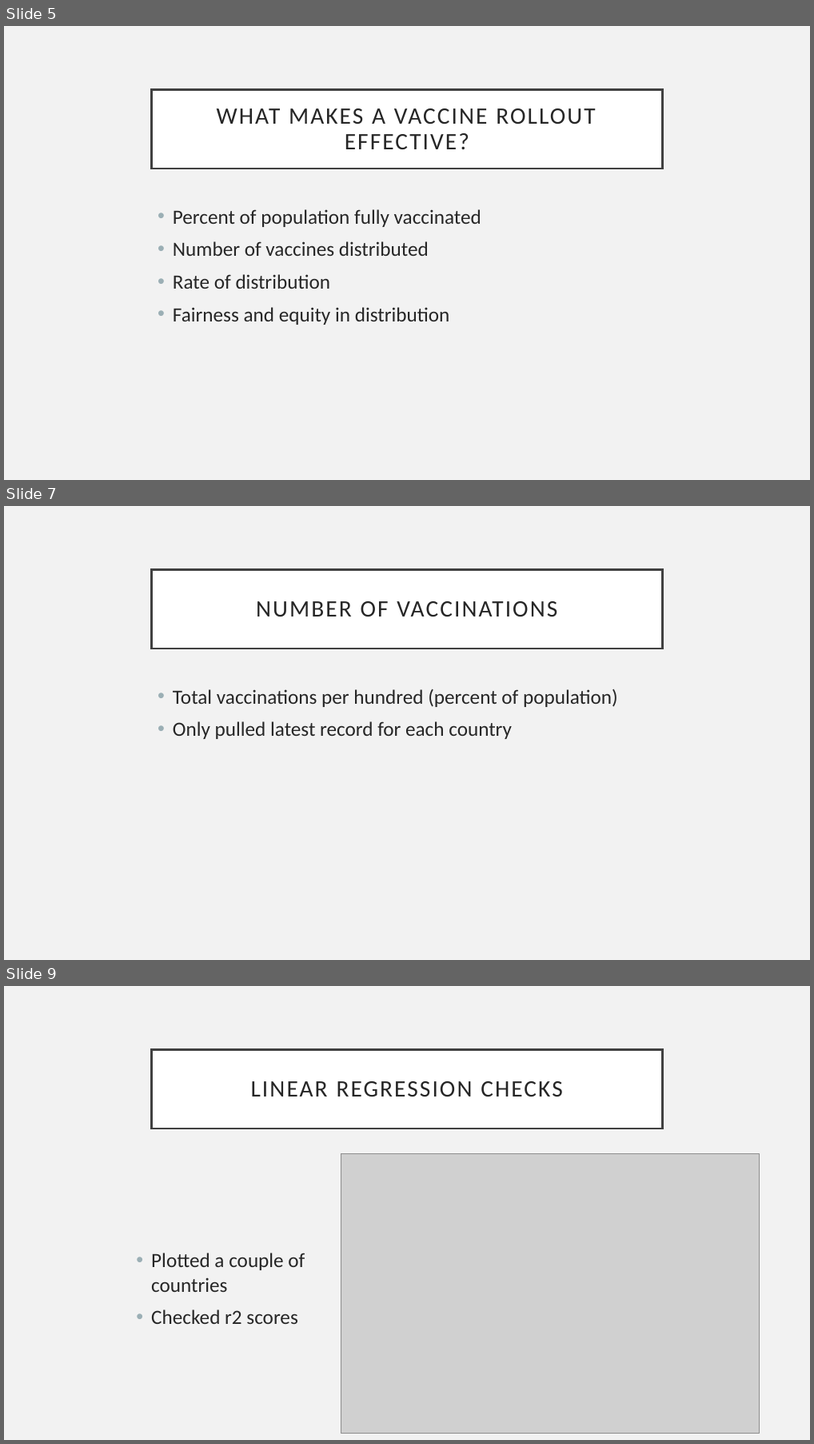
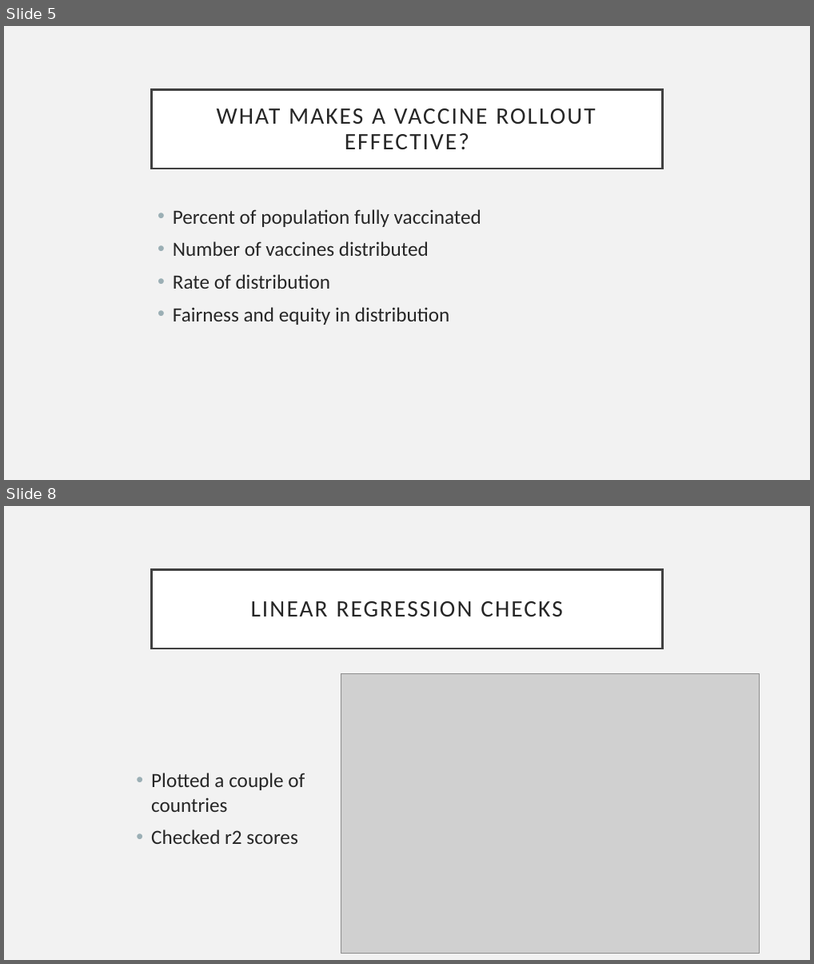
Before and after one commit to rebekahcallkacz/covid-vac-rollout, a slide deck: callari-kaczmarczyk_rollout_scores.pptx. Shown one above the other, each under a label of ours: slides 5, 7 and 9 before the commit, slides 5 and 8 after it; the slides between them are not shown. The pictures are 814x1444 and 814x964 pixels, drawn with LibreOffice and Linux fonts; fonts in the diff are those of the drawing; grey boxes stand for pictures. Boxes give left, top, right and bottom in pixels: in the first picture for what was removed or moved away, otherwise in the second. Text is boxed around its words. In the diff, an @@ line names an element or a change of style, - is before the commit and + after.

```diff
--- a/callari-kaczmarczyk_rollout_scores.pptx
+++ b/callari-kaczmarczyk_rollout_scores.pptx
@@ slide 7 removed at (x1=4, y1=506, x2=810, y2=960), background #F2F2F2 @@
@@ title removed at (x1=152, y1=569, x2=662, y2=648) @@
-NUMBER OF VACCINATIONS
@@ text removed at (x1=173, y1=688, x2=618, y2=739) @@
-• Total vaccinations per hundred (percent of population)
-• Only pulled latest record for each country
@@ what was slide 9 is now slide 8 @@
```
Also in this commit, not shown: 2 slides changed.
